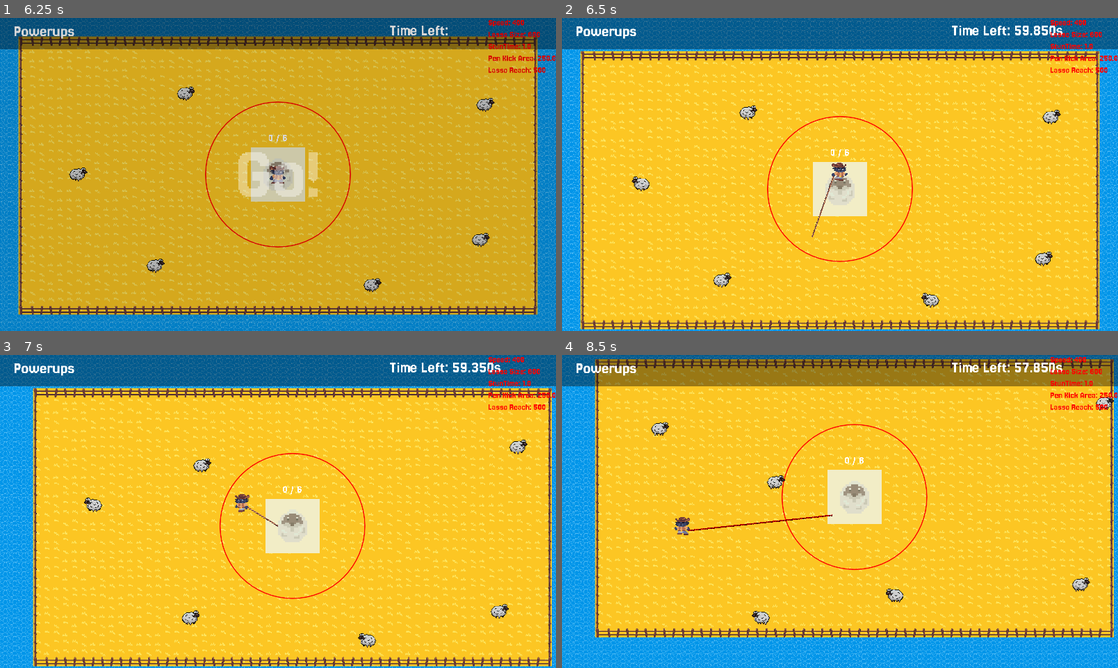
Above: before the commit, frames 1-4 (two rows, left to right).
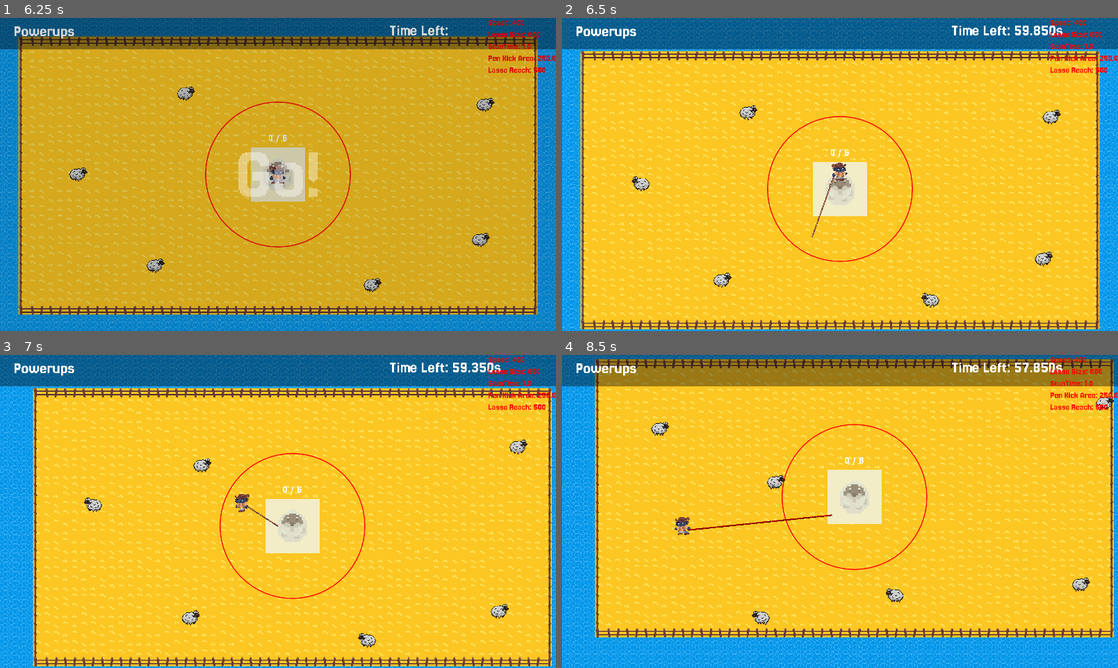
Above: after the commit, the same moments.

Repository: kinghos/GMTK-Game-Jam-2025
Game: Godot game, scene res://scenes/ui/menus/title_screen.tscn
Same seed, same stepped clock (60 frames per second), same inputs: the game is played once before the commit and once after it.
Inputs (mouse positions are in pixels of both pictures, inside the frame that each line leads up to):
- Up to frame 1 (6.25 s): click "PLAY" at 0.5 s; click (528, 305) at 1.25 s; click (528, 305) at 2 s; click (533, 309) at 2.75 s; move the mouse to (400, 158) at 3.52 s; hold Right (Right) 3.53-4.28 s; hold Space (Kick) 3.53-4.28 s; click (400, 158) at 3.67 s; move the mouse to (166, 190) at 4.27 s; hold S (Down) 4.28-5.03 s; tap Space (Kick) at 4.35, 5.85 s; move the mouse to (333, 105) at 5.02 s; hold Right (Right) 5.03-5.78 s; hold Space (Kick) 5.03-5.78 s; move the mouse to (250, 237) at 5.77 s; hold Up (Up) from 5.78 s (still down); click (250, 237) at 5.92 s
- Up to frame 2 (6.5 s): keep holding Up (Up)
- Up to frame 3 (7 s): move the mouse to (278, 527) at 6.52 s; release Up (Up) at 6.53 s; hold Left (Left) from 6.53 s (still down); hold Space (Kick) from 6.53 s (still down); click (278, 527) at 6.67 s
- Up to frame 4 (8.5 s): move the mouse to (673, 464) at 7.27 s; release Space (Kick) at 7.28 s; tap Space (Kick) at 7.35 s; move the mouse to (867, 511) at 8.02 s; release Left (Left) at 8.03 s; hold S (Down) from 8.03 s (still down); hold Space (Kick) from 8.03 s (still down); click (867, 511) at 8.17 s

Frame 1 is identical in both runs. In frame 2, less than 0.1% of the frame differs, in the area x 44-52%, y 46-70%; in frame 3, less than 0.1%; in frame 4, 0.2%, in the area x 20-49%, y 50-58%.

Commit message:
Player animations

Diff:
--- a/globals/globals.gd
+++ b/globals/globals.gd
@@ -25,7 +25,7 @@
 	"Cow": 0.8,
 	"Sheep": 1
 }
-var cowboy_congratulations = ["Rootin' Tootin!", "Yeehaw!", "Cowabunga!", "Howdy!", "Yippee-ki-yay!", "He-yah!", "Hot Diggidy Damn!", "Well taxidermy my foot!"]
+var cowboy_congratulations = ["Rootin' Tootin!", "Yeehaw!", "Cowabunga!", "Howdy!", "Yippee-ki-yay!", "He-yah!", "Hot Diggidy Damn!"]
 
 var time_elapsed: float
 var time_left: float
--- a/scenes/animals/pen.tscn
+++ b/scenes/animals/pen.tscn
@@ -13,6 +13,33 @@
 
 [sub_resource type="CircleShape2D" id="CircleShape2D_lpxs5"]
 radius = 250.0
+
+[sub_resource type="Animation" id="Animation_c34k1"]
+length = 0.001
+tracks/0/type = "value"
+tracks/0/imported = false
+tracks/0/enabled = true
+tracks/0/path = NodePath("Cross:visible")
+tracks/0/interp = 1
+tracks/0/loop_wrap = true
+tracks/0/keys = {
+"times": PackedFloat32Array(0),
+"transitions": PackedFloat32Array(1),
+"update": 1,
+"values": [false]
+}
+tracks/1/type = "value"
+tracks/1/imported = false
+tracks/1/enabled = true
+tracks/1/path = NodePath("Cross:modulate")
+tracks/1/interp = 1
+tracks/1/loop_wrap = true
+tracks/1/keys = {
+"times": PackedFloat32Array(0),
+"transitions": PackedFloat32Array(1),
+"update": 0,
+"values": [Color(1, 1, 1, 1)]
+}
 
 [sub_resource type="Animation" id="Animation_dxn25"]
 resource_name = "cross"
@@ -43,33 +70,6 @@
 "values": [Color(1, 1, 1, 0), Color(1, 1, 1, 1)]
 }
 
-[sub_resource type="Animation" id="Animation_c34k1"]
-length = 0.001
-tracks/0/type = "value"
-tracks/0/imported = false
-tracks/0/enabled = true
-tracks/0/path = NodePath("Cross:visible")
-tracks/0/interp = 1
-tracks/0/loop_wrap = true
-tracks/0/keys = {
-"times": PackedFloat32Array(0),
-"transitions": PackedFloat32Array(1),
-"update": 1,
-"values": [false]
-}
-tracks/1/type = "value"
-tracks/1/imported = false
-tracks/1/enabled = true
-tracks/1/path = NodePath("Cross:modulate")
-tracks/1/interp = 1
-tracks/1/loop_wrap = true
-tracks/1/keys = {
-"times": PackedFloat32Array(0),
-"transitions": PackedFloat32Array(1),
-"update": 0,
-"values": [Color(1, 1, 1, 1)]
-}
-
 [sub_resource type="Animation" id="Animation_ichob"]
 resource_name = "tick"
 length = 0.5
--- a/scenes/player/player.gd
+++ b/scenes/player/player.gd
@@ -5,6 +5,7 @@
 
 @onready var animated_sprite_2d: AnimatedSprite2D = $AnimatedSprite2D
 @onready var lasso_start: Marker2D = $LassoStart
+@onready var animation_player: AnimationPlayer = $AnimationPlayer
 
 var animals_in_range: Array[BaseAnimal]
 
@@ -25,6 +26,7 @@
 
 func _physics_process(_delta: float) -> void:
 	var direction = Input.get_vector("Left", "Right", "Up", "Down")
+
 	if direction.x < 0:
 		animated_sprite_2d.flip_h = true
 	elif direction.x > 0:
@@ -33,8 +35,10 @@
 	if !(animated_sprite_2d.animation == "kick" and animated_sprite_2d.is_playing()):
 		if velocity != Vector2.ZERO:
 			animated_sprite_2d.play("run")
+			animation_player.play("run")
 		else:
 			animated_sprite_2d.play("idle")
+			animation_player.play("RESET")
 
 	move_and_slide()
 
--- a/scenes/player/player.tscn
+++ b/scenes/player/player.tscn
@@ -109,6 +109,45 @@
 "speed": 9.0
 }]
 
+[sub_resource type="Animation" id="Animation_lvxji"]
+length = 0.001
+tracks/0/type = "value"
+tracks/0/imported = false
+tracks/0/enabled = true
+tracks/0/path = NodePath(".:rotation")
+tracks/0/interp = 1
+tracks/0/loop_wrap = true
+tracks/0/keys = {
+"times": PackedFloat32Array(0),
+"transitions": PackedFloat32Array(1),
+"update": 0,
+"values": [0.0]
+}
+
+[sub_resource type="Animation" id="Animation_gmlin"]
+resource_name = "walk"
+length = 0.5
+loop_mode = 2
+step = 0.5
+tracks/0/type = "value"
+tracks/0/imported = false
+tracks/0/enabled = true
+tracks/0/path = NodePath(".:rotation")
+tracks/0/interp = 2
+tracks/0/loop_wrap = true
+tracks/0/keys = {
+"times": PackedFloat32Array(0, 0.5),
+"transitions": PackedFloat32Array(1, 1),
+"update": 0,
+"values": [-0.0872665, 0.0872665]
+}
+
+[sub_resource type="AnimationLibrary" id="AnimationLibrary_p47bc"]
+_data = {
+&"RESET": SubResource("Animation_lvxji"),
+&"run": SubResource("Animation_gmlin")
+}
+
 [node name="Player" type="CharacterBody2D"]
 collision_mask = 8
 motion_mode = 1
@@ -134,3 +173,8 @@
 
 [node name="LassoStart" type="Marker2D" parent="."]
 position = Vector2(-22, 16)
+
+[node name="AnimationPlayer" type="AnimationPlayer" parent="."]
+libraries = {
+&"": SubResource("AnimationLibrary_p47bc")
+}
Not shown: 1 places in scenes/player/player.tscn that only renumber resources
